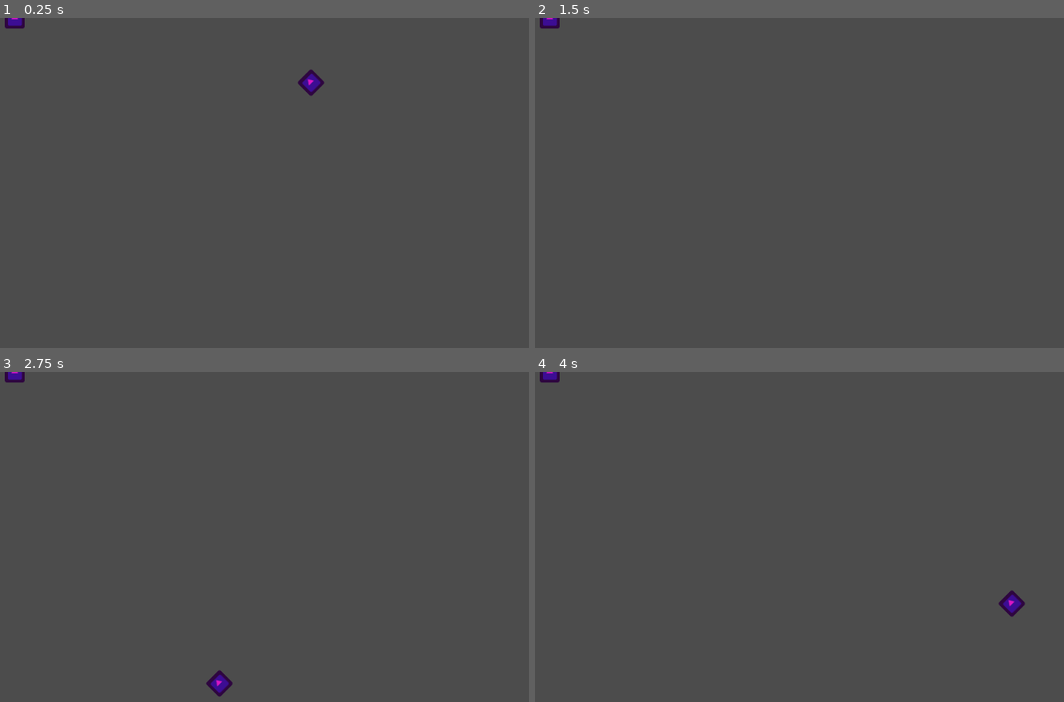
Above: before the commit, frames 1-4 (two rows, left to right).
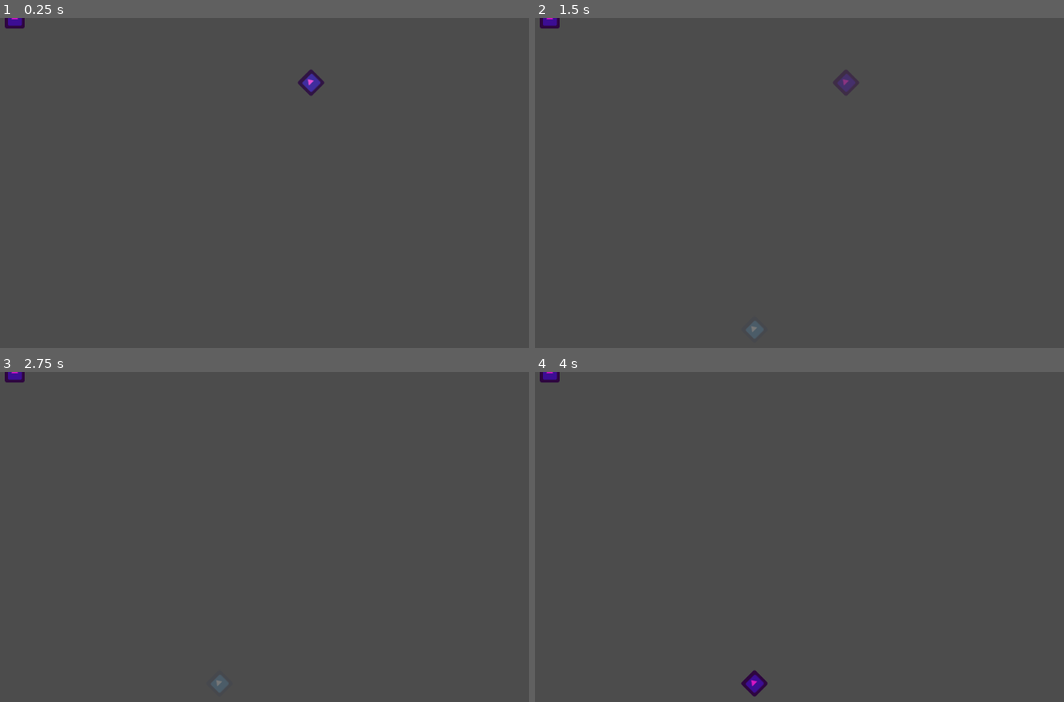
Above: after the commit, the same moments.

Repository: malachi2237/Cyber-Invader
Game: Godot game, scene res://Enemies/EnemyTestZone.tscn
Same seed, same stepped clock (60 frames per second), same inputs: the game is played once before the commit and once after it. This scene is started directly instead of the project's main scene. The engine's default icon, where the game draws it, is replaced by a stand-in: a white triangle on a blue panel in a dark square.
Inputs:
- Up to frame 1 (0.25 s): no input
- Up to frame 2 (1.5 s): tap Enter at 0.5 s; hold D (player_move_right) 0.53-1.28 s; hold Space (player_shoot) 0.53-1.28 s; hold S (player_move_down) from 1.28 s (still down); tap Space (player_shoot) at 1.35 s
- Up to frame 3 (2.75 s): release S (player_move_down) at 2.03 s; hold D (player_move_right) from 2.03 s (still down); hold Space (player_shoot) from 2.03 s (still down)
- Up to frame 4 (4 s): release D (player_move_right) at 2.78 s; release Space (player_shoot) at 2.78 s; hold W (player_move_up) 2.78-3.53 s; tap Space (player_shoot) at 2.85 s; hold A (player_move_left) from 3.53 s (still down); hold Space (player_shoot) from 3.53 s (still down)

The runs differ from the first frame. In frame 1, 0.1% of the frame differs, in the area x 57-61%, y 16-23%; in frame 2, 0.3%; in frame 3, 0.2%; in frame 4, 0.4%, in the area x 39-93%, y 66-99%.

Commit message:
Gltichy has a warp thing

Diff:
--- /dev/null
+++ b/Enemies/EnemiesGlitchyFadeIn.tres
@@ -0,0 +1,16 @@
+[gd_resource type="Animation" format=2]
+
+[resource]
+resource_name = "GlitchyFadeIn"
+tracks/0/type = "value"
+tracks/0/path = NodePath("EnemySprite:modulate")
+tracks/0/interp = 1
+tracks/0/loop_wrap = true
+tracks/0/imported = false
+tracks/0/enabled = true
+tracks/0/keys = {
+"times": PoolRealArray( 0, 1 ),
+"transitions": PoolRealArray( 1, 1 ),
+"update": 0,
+"values": [ Color( 0.85098, 0.0901961, 0.768627, 0 ), Color( 0.85098, 0.0901961, 0.768627, 1 ) ]
+}
--- a/Enemies/Glitchy.gd
+++ b/Enemies/Glitchy.gd
@@ -2,14 +2,18 @@
 
 # Declare member variables here.
 onready var warpTimer: Timer = $WarpTimer
+onready var shadowClone: Sprite = $ShadowClone
+onready var warpAnim: AnimationPlayer = $GlitchyAnimationPlayer
 onready var screenSize:Vector2 = get_viewport().get_visible_rect().size
 onready var rng: RandomNumberGenerator = RandomNumberGenerator.new()
 onready var newSpot: Vector2 = self.position
 onready var warping: bool = false
+var animationList
 
 # Called when the node enters the scene tree for the first time.
 func _ready() -> void:
 	randomize()
+	animationList = warpAnim.get_animation_list()
 	pass
 
 
@@ -19,17 +23,17 @@
 
 func warpIn() -> void:
 	self.position = newSpot
-	self.visible = true
-	makeShot()
+	warpAnim.play("GlitchyFadeIn")
 
 func chooseSpot() -> void:
 	#choose random spot
 	newSpot = Vector2(
 		rng.randf_range(0, screenSize.x),
 		rng.randf_range(0, screenSize.y))
+	shadowClone.global_position = newSpot
 
 func warpOut() -> void:
-	self.visible = false
+	warpAnim.play("GlitchyFadeOut")
 	chooseSpot()
 
 func makeShot() -> void:
@@ -42,10 +46,15 @@
 
 
 func _on_WarpTimer_timeout() -> void:
+	if not warping and not warpAnim.is_playing():
+		warpOut()
+	elif warping and not warpAnim.is_playing():
+		warpIn()
+
+func _on_AnimationPlayer_animation_finished(anim_name: String) -> void:
 	if not warping:
-		warpOut()
 		warping = true
 	elif warping:
+		makeShot()
 		warping = false
-		warpIn()
 	warpTimer.start()
--- a/Enemies/Glitchy.tscn
+++ b/Enemies/Glitchy.tscn
@@ -1,10 +1,26 @@
-[gd_scene load_steps=4 format=2]
+[gd_scene load_steps=6 format=2]
 
 [ext_resource path="res://Enemies/Glitchy.gd" type="Script" id=1]
 [ext_resource path="res://icon.png" type="Texture" id=2]
+[ext_resource path="res://Enemies/EnemiesGlitchyFadeIn.tres" type="Animation" id=3]
 
 [sub_resource type="CircleShape2D" id=1]
 radius = 15.0
+
+[sub_resource type="Animation" id=2]
+resource_name = "GlitchyFadeOut"
+tracks/0/type = "value"
+tracks/0/path = NodePath("EnemySprite:modulate")
+tracks/0/interp = 1
+tracks/0/loop_wrap = true
+tracks/0/imported = false
+tracks/0/enabled = true
+tracks/0/keys = {
+"times": PoolRealArray( 0, 0.9 ),
+"transitions": PoolRealArray( 1, 1 ),
+"update": 0,
+"values": [ Color( 0.85098, 0.0901961, 0.768627, 1 ), Color( 0.85098, 0.0901961, 0.768627, 0 ) ]
+}
 
 [node name="Glitchy" type="Area2D"]
 script = ExtResource( 1 )
@@ -15,10 +31,21 @@
 scale = Vector2( 0.5, 0.5 )
 texture = ExtResource( 2 )
 
+[node name="ShadowClone" type="Sprite" parent="."]
+modulate = Color( 1, 1, 1, 0.247059 )
+rotation = -0.785398
+scale = Vector2( 0.5, 0.5 )
+texture = ExtResource( 2 )
+
 [node name="EnemyBox" type="CollisionShape2D" parent="."]
 shape = SubResource( 1 )
+
+[node name="GlitchyAnimationPlayer" type="AnimationPlayer" parent="."]
+anims/GlitchyFadeIn = ExtResource( 3 )
+anims/GlitchyFadeOut = SubResource( 2 )
 
 [node name="WarpTimer" type="Timer" parent="."]
 autostart = true
 
+[connection signal="animation_finished" from="GlitchyAnimationPlayer" to="." method="_on_AnimationPlayer_animation_finished"]
 [connection signal="timeout" from="WarpTimer" to="." method="_on_WarpTimer_timeout"]
